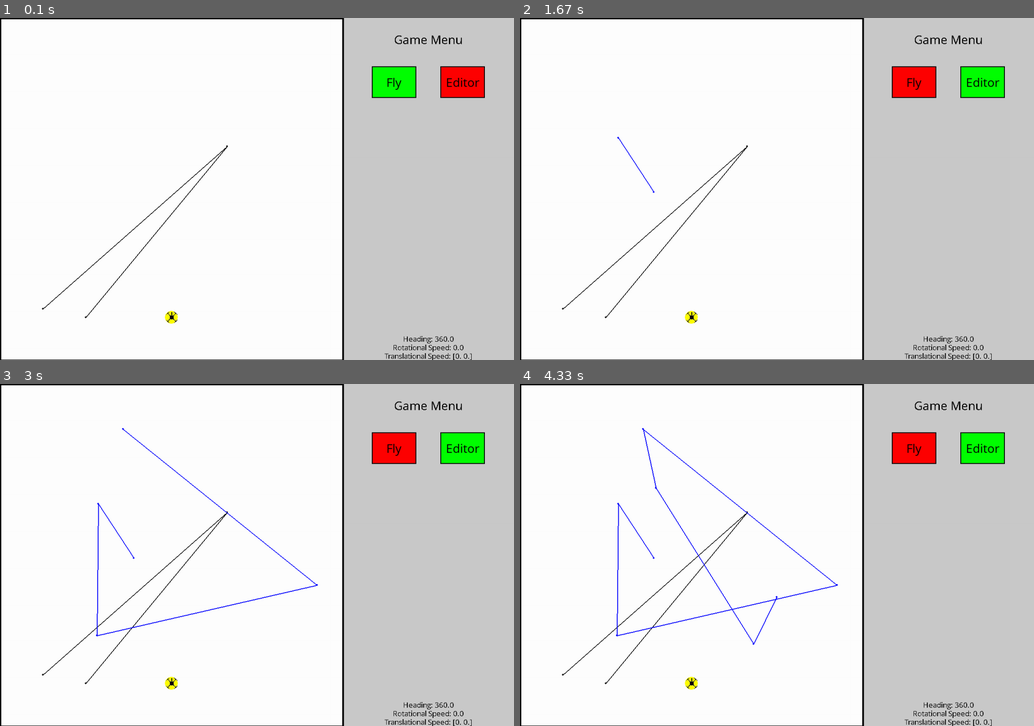
Above: before the commit, frames 1-4 (two rows, left to right).
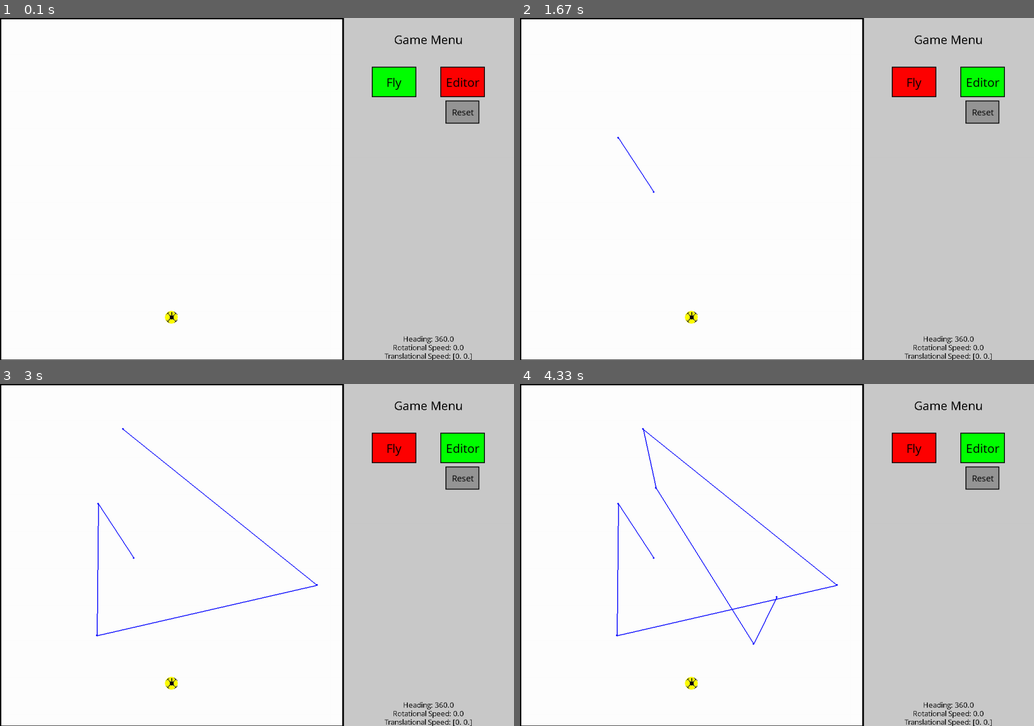
Above: after the commit, the same moments.

Repository: Erikx3/2D_Pygame_Drone_Simulation
Game: pygame game, started from main.py
Same seed, same stepped clock (60 frames per second), same inputs: the game is played once before the commit and once after it.
Inputs (mouse positions are in pixels of both pictures, inside the frame that each line leads up to):
- Up to frame 1 (0.1 s): no input
- Up to frame 2 (1.67 s): click (982, 113) at 0.38 s, where only the run after the commit has a clickable "Reset"; click "Editor" at 0.72 s; click (653, 192) at 1.22 s; click (617, 137) at 1.55 s
- Up to frame 3 (3 s): hold Right 1.83-2.3 s; click (97, 637) at 1.92 s; click (318, 585) at 2.38 s; hold Up 2.67-2.97 s; click (123, 428) at 2.75 s
- Up to frame 4 (4.33 s): hold Right 3-3.47 s; click (653, 486) at 3.08 s; hold Left 3.5-4.03 s; click (751, 643) at 3.58 s; hold Down from 4.07 s (still down); click (777, 596) at 4.15 s

The runs differ from the first frame. In frame 1, 1.0% of the frame differs, in the area x 8-95%, y 14-88%; in frame 2, 1.0%; in frame 3, 1.0%; in frame 4, 1.0%.

Commit message:
Added reset button

Diff:
--- a/environment.py
+++ b/environment.py
@@ -38,14 +38,17 @@
         # Boolean Variables to keep track of main loop modes
         self.running = True
         self.paused = False
-        self.flying = True
-        self.editor = False
         self.pause_text = 'Pause'
         # Create help variables
         self.MENU_MID_COORD = self.PLAYGROUND_WIDTH + (self.SCREEN_WIDTH - self.PLAYGROUND_WIDTH) / 2
-        # Create buttons for menu later
-        self.editor_button = Button(self, self.RED, self.MENU_MID_COORD + 80, 150, 100, 70, 'Editor')
-        self.fly_button = Button(self, self.GREEN, self.MENU_MID_COORD - 80, 150, 100, 70, 'Fly')
+        # Create buttons for menu and boolean variables
+        self.editor_button = Button(environment=self, color=self.RED, x=self.MENU_MID_COORD + 80,
+                                    y=150, width=100, height=67, text='Editor')
+        self.editor = False
+        self.fly_button = Button(self, self.GREEN, self.MENU_MID_COORD - 80, 150, 100, 67, 'Fly')
+        self.flying = True
+        self.editor_reset_button = Button(self, self.GRAY, self.MENU_MID_COORD + 80, 220, 75, 50, 'Reset', fontsize=22)
+        self.editor_reset = False
 
     def update(self):
         # TODO: Check if "Fixing time Step" is necessary
@@ -94,6 +97,7 @@
         # Draw buttons!
         self.editor_button.draw()
         self.fly_button.draw()
+        self.editor_reset_button.draw()
 
     def draw_environment(self):
         self.screen.fill(self.WHITE)
@@ -137,6 +141,8 @@
                 self.editor_button.color = self.RED
                 self.flying = True
                 self.editor = False
+            if self.editor_reset_button.is_over(mouse_pos):
+                self.editor_reset = True
         if event.type == pygame.KEYDOWN:
             # Check if user wants to pause the game
             if event.key == pygame.K_p:
--- a/main.py
+++ b/main.py
@@ -33,8 +33,7 @@
             env.check_quit_event(event)
             env.check_user_input(event)
             # Check user input if in editor mode
-            if env.editor:
-                obstacles.check_user_input(event)
+            obstacles.check_user_input(event)
 
         # Draw environment
         env.draw_environment()
--- a/obstacles.py
+++ b/obstacles.py
@@ -14,8 +14,8 @@
              [0, self.env.SCREEN_HEIGHT/self.env.m_to_pxl],
              [0, 0]]  # in [m]
         )
-        test_wall = np.array([[1, 1.2], [5.3, 5], [2, 1]])  # in [m]
-        self.all_obstacles = [self.base_wall, test_wall]
+
+        self.all_obstacles = [self.base_wall]
 
         # Temporary list of coordinates during editor mode
         self.temp_coord_list = []
@@ -41,7 +41,7 @@
                               color=self.env.BLUE,
                               closed=False,
                               points=self.temp_coord_list,
-                              width=line_width)
+                              width=2)
         # Care: Points are still in pygame system, since temporary list
         for point in self.temp_coord_list:
             pygame.draw.circle(self.env.screen, self.env.BLUE, point, 2)
@@ -51,11 +51,21 @@
         LEFT = 1
         RIGHT = 3
         mouse_pos = pygame.mouse.get_pos()
-        if event.type == pygame.MOUSEBUTTONDOWN and event.button == LEFT and self.env.is_over_playground(mouse_pos):
-            self.temp_coord_list.append(list(mouse_pos))
-        if event.type == pygame.MOUSEBUTTONDOWN and event.button == RIGHT and self.env.is_over_playground(mouse_pos):
-            self.temp_coord_list.append(list(mouse_pos))
-            # Append temporary list of coordinates to all obstacles in my coordinate system
-            self.all_obstacles.append(self.env.pygame_to_mysys(np.array(self.temp_coord_list)))
-            # Reset temp coord list
+        if self.env.editor:
+            if event.type == pygame.MOUSEBUTTONDOWN and event.button == LEFT and self.env.is_over_playground(mouse_pos):
+                self.temp_coord_list.append(list(mouse_pos))
+            if event.type == pygame.MOUSEBUTTONDOWN and event.button == RIGHT and self.env.is_over_playground(mouse_pos):
+                #self.temp_coord_list.append(list(mouse_pos))
+                if len(self.temp_coord_list) >= 2:
+                    # Append temporary list of coordinates to all obstacles in my coordinate system
+                    self.all_obstacles.append(self.env.pygame_to_mysys(np.array(self.temp_coord_list)))
+                # Reset temp coord list
+                self.temp_coord_list = []
+        else:
             self.temp_coord_list = []
+        if self.env.editor_reset:
+            self.env.editor_reset = False
+            self.reset_obstacles()
+
+    def reset_obstacles(self):
+        self.all_obstacles = [self.base_wall]
